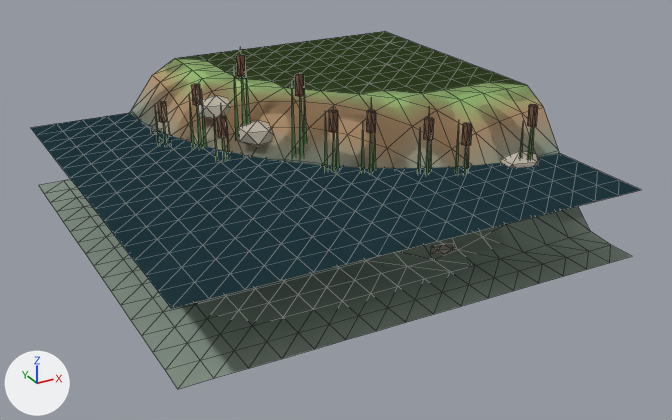
A saved change to the glTF model packages/client/public/assets/kits/common/bank.curve_inner.glb.
Camera for both pictures: a camera (50 mm lens) standing at (-0.77, -2.47, 1.3) and looking at (1.04, 0.83, -0.36). Every picture has the same lights, and +X, +Y and +Z are marked at lower left. The picture after the commit comes second. Mesh edges are drawn as thin lines. Where no turn or scale is listed for an object, it has been applied to the vertices. Vertices at exactly the same position are counted once.

In view in the first picture: 'bank.curve_inner.v0.land', 'bank.curve_inner.v1.land', 'bank.curve_inner.v2.land', 'bank.curve_inner.v2.water'.
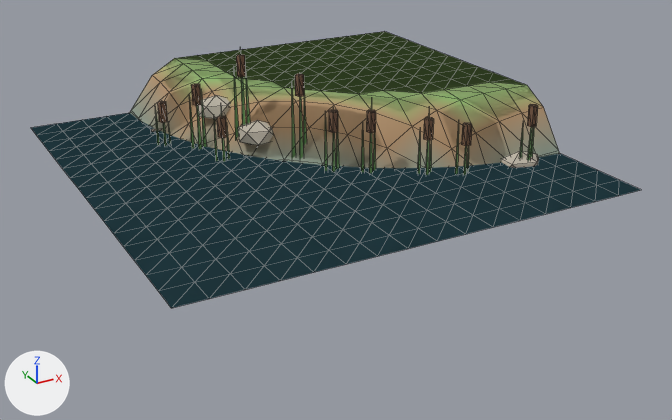
Where the newer file only moved an object's origin or applied its transform, the numbers keep the older frame.

Pixel boxes (x1, y1, x2, y2) of what changed, in the pictures (672 x 420 px):
'bank.curve_inner.v1.land', reshaped: before (39, 47, 631, 389); after (130, 47, 560, 175)
'bank.curve_inner.v2.land', reshaped: before (121, 31, 618, 373); after (151, 31, 539, 168)
'bank.curve_inner.v0.land', reshaped: before (151, 128, 453, 254); after (151, 128, 160, 132)
part 1 of me_bank_curve_inner_v0_land, deleted (mostly hidden): before (432, 243, 453, 254)
part 2 of me_bank_curve_inner_v1_land, deleted: before (39, 179, 631, 389)
part 3 of me_bank_curve_inner_v2_land, deleted: before (121, 142, 618, 373)

The change, as a list of edits to the scene's bpy script:
```text
Change me_bank_curve_inner_v0_land:
    used by ob_bank_curve_inner_v0_land; location = (1.0, 1.0, -0.175)
    remove me_bank_curve_inner_v0_land.from_pydata(...)  # 433 vertices, 752 faces; spans x -1.0..1.0, y -1.0..1.0, z -0.28..0.28
    add me_bank_curve_inner_v0_land.from_pydata(...)  # 165 vertices, 270 faces; spans x -0.62..1.0, y -0.62..1.0, z -0.15..0.27
    me_bank_curve_inner_v0_land part 1: 10 loose pieces with 120 vertices, spanning x -0.71..0.95, y -0.64..0.5, z -0.28..0.01, are deleted
    other edits to the shape of me_bank_curve_inner_v0_land do not show in these pictures
Change me_bank_curve_inner_v1_land:
    used by ob_bank_curve_inner_v1_land; location = (1.0, 1.0, -0.062)
    remove me_bank_curve_inner_v1_land.from_pydata(...)  # 509 vertices, 792 faces; spans x -1.0..1.0, y -1.0..1.0, z -0.39..0.39
    add me_bank_curve_inner_v1_land.from_pydata(...)  # 368 vertices, 470 faces; spans x -0.62..1.0, y -0.62..1.0, z -0.27..0.39
    me_bank_curve_inner_v1_land part 2
    141 vertices are removed from x -1.0..1.0, y -1.0..1.0, z -0.39..-0.26
    322 faces are deleted
Change me_bank_curve_inner_v2_land:
    used by ob_bank_curve_inner_v2_land; location = (1.0, 1.0, -0.175)
    remove me_bank_curve_inner_v2_land.from_pydata(...)  # 361 vertices, 632 faces; spans x -1.0..1.0, y -1.0..1.0, z -0.28..0.28
    add me_bank_curve_inner_v2_land.from_pydata(...)  # 182 vertices, 297 faces; spans x -0.62..1.0, y -0.62..1.0, z -0.15..0.27
    me_bank_curve_inner_v2_land part 3
    143 vertices are removed from x -1.0..1.0, y -1.0..1.0, z -0.28..0.12
    275 faces are deleted
    other edits to the shape of me_bank_curve_inner_v2_land do not show in these pictures
```
